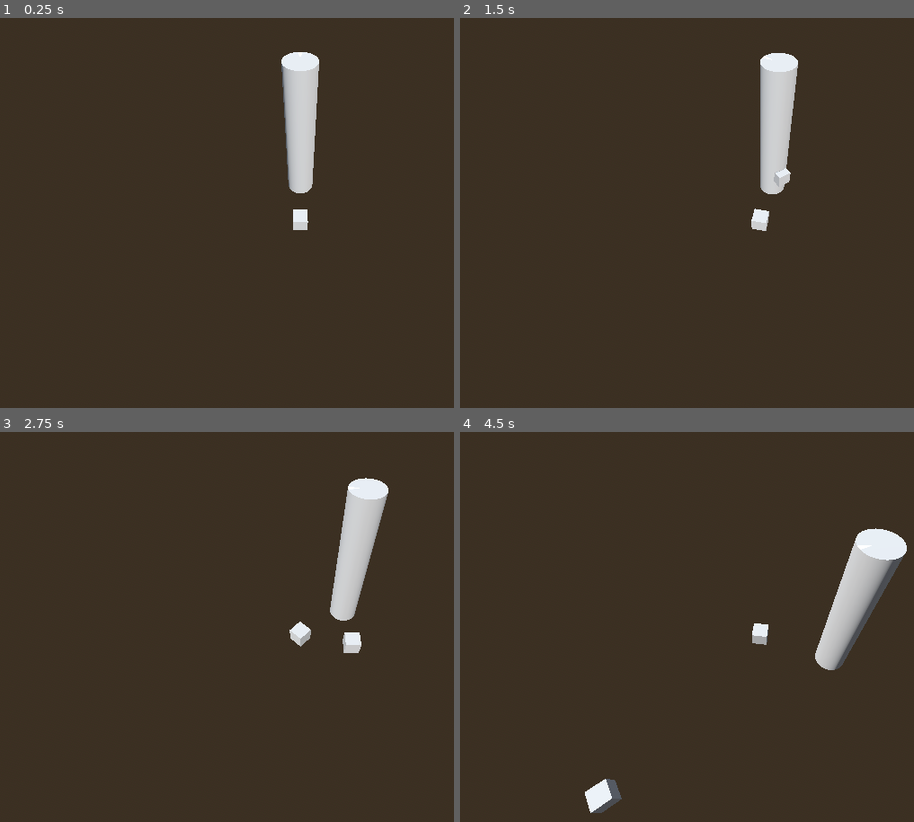
Above: before the commit, frames 1-4 (two rows, left to right).
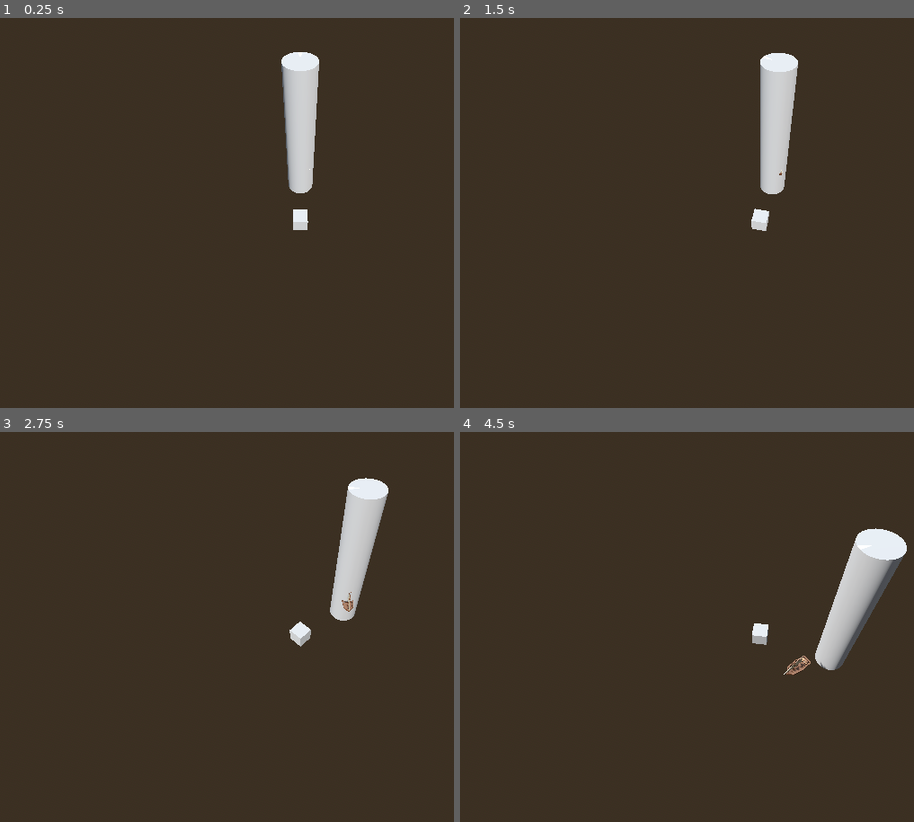
Above: after the commit, the same moments.

Repository: Yrthgze/Lighthouse
Game: Godot game, scene res://scenes/main_level.tscn
Same seed, same stepped clock (60 frames per second), same inputs: the game is played once before the commit and once after it.
Inputs:
- Up to frame 1 (0.25 s): no input
- Up to frame 2 (1.5 s): tap Enter at 0.5 s; hold D (rotate_lighthouse_right) 0.53-1.28 s; tap Space at 1.25 s; hold Q (rotate_left) from 1.28 s (still down)
- Up to frame 3 (2.75 s): release Q (rotate_left) at 2.03 s; hold D (rotate_lighthouse_right) from 2.03 s (still down)
- Up to frame 4 (4.5 s): release D (rotate_lighthouse_right) at 3.53 s; hold Q (rotate_left) from 3.53 s (still down)

The runs differ from the first frame. In frame 1, less than 0.1% of the frame differs, in the area x 68-69%, y 38-39%; in frame 2, less than 0.1%; in frame 3, 0.3%; in frame 4, 0.6%, in the area x 27-81%, y 57-98%.

Commit message:
[TheLighthouse]: Boat model added, speed changed

Diff:
--- a/scenes/characters/allies/boat.tscn
+++ b/scenes/characters/allies/boat.tscn
@@ -1,9 +1,8 @@
 [gd_scene load_steps=6 format=3 uid="uid://c5nqn6s5juyvt"]
 
 [ext_resource type="Script" path="res://scripts/allies/boat.gd" id="1_4ct1o"]
+[ext_resource type="PackedScene" uid="uid://148wmnt6bnt5" path="res://models/external/Sail Boat.glb" id="2_63us4"]
 [ext_resource type="Script" path="res://scripts/test/UTBoat.gd" id="2_w2p3k"]
-
-[sub_resource type="BoxMesh" id="BoxMesh_y87av"]
 
 [sub_resource type="BoxShape3D" id="BoxShape3D_4o61p"]
 
@@ -15,8 +14,8 @@
 [node name="CharacterBody3D" type="CharacterBody3D" parent="."]
 script = ExtResource("1_4ct1o")
 
-[node name="MeshInstance3D" type="MeshInstance3D" parent="CharacterBody3D"]
-mesh = SubResource("BoxMesh_y87av")
+[node name="Root Scene" parent="CharacterBody3D" instance=ExtResource("2_63us4")]
+transform = Transform3D(2, 0, 0, 0, 2, 0, 0, 0, 2, 0, 0, 0)
 
 [node name="CollisionShape3D" type="CollisionShape3D" parent="CharacterBody3D"]
 shape = SubResource("BoxShape3D_4o61p")
--- a/scripts/allies/boat.gd
+++ b/scripts/allies/boat.gd
@@ -8,7 +8,7 @@
 var rotation_speed = 1.0
 var is_moving: bool = false
 # Variables de configuración
-var max_speed = 10.0  # Velocidad máxima en unidades por segundo
+var max_speed = 3.0  # Velocidad máxima en unidades por segundo
 var acceleration_duration = 4.0  # Duración en segundos para alcanzar la velocidad máxima
 var deceleration_progress = 0.5  # Distancia desde el final de la curva donde comenzará a desacelerar
 var start_time = 0.0  # Tiempo de inicio del movimiento
Binary file added: models/external/BoatWSail.fbx
Binary file added: models/external/Sail Boat.glb
Not shown, added: models/external/Sail Boat.glb.import
